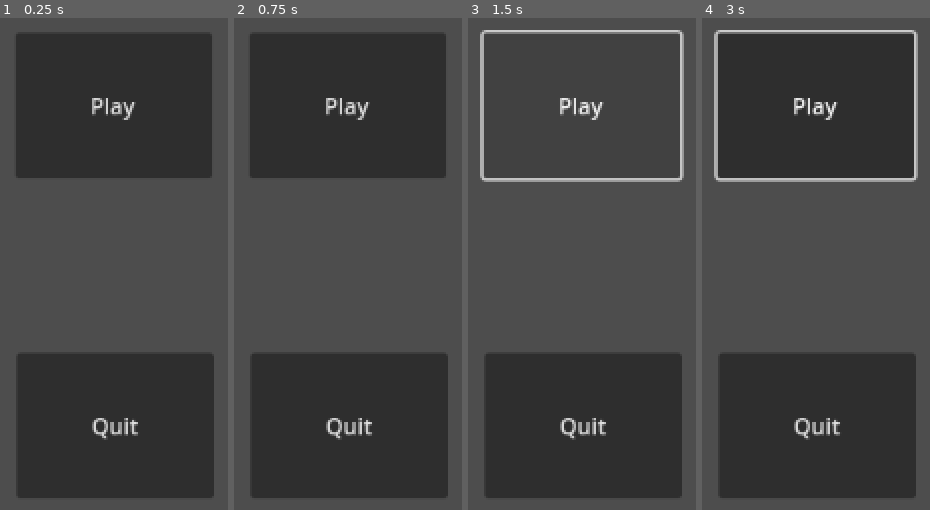
Above: before the commit, frames 1-4 (left to right).
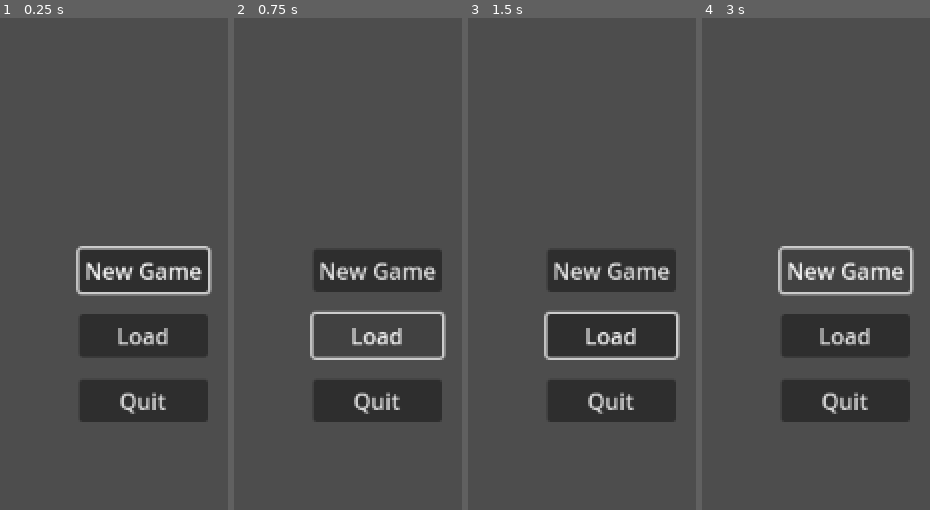
Above: after the commit, the same moments.

Repository: SameerShafayet/Campfire
Game: Godot game, scene res://main.tscn
Same seed, same stepped clock (60 frames per second), same inputs: the game is played once before the commit and once after it.
Inputs (mouse positions are in pixels of both pictures, inside the frame that each line leads up to):
- Up to frame 1 (0.25 s): no input
- Up to frame 2 (0.75 s): click (377, 332) at 0.5 s, where only the run after the commit has a clickable "Load"
- Up to frame 3 (1.5 s): click (582, 106) at 1.25 s, where only the run before the commit has a clickable "Play"
- Up to frame 4 (3 s): click (816, 106) at 2 s, where only the run before the commit has a clickable "Play"; click (845, 268) at 2.75 s, where only the run after the commit has a clickable "New Game"

The runs differ from the first frame. In frame 1, 55% of the frame differs, in the area x 7-94%, y 3-98%; in frame 2, 51%; in frame 3, 32%; in frame 4, 54%.
Error after the commit: Invalid access to property or key 'change_scene' on a base object of type 'SceneTree'. (res://main.gd:15)

Commit message:
Menu redesigned

Diff:
--- /dev/null
+++ b/main.gd
@@ -0,0 +1,19 @@
+extends Control
+
+
+# Called when the node enters the scene tree for the first time.
+func _ready():
+	$VBoxContainer/NewGamebutton.grab_focus()
+
+
+
+func _on_new_gamebutton_pressed():
+	get_tree().change_scene()
+
+
+func _on_loadbutton_pressed():
+	get_tree().change_scene
+
+
+func _on_quitbutton_pressed():
+	get_tree().quit()
--- a/main.tscn
+++ b/main.tscn
@@ -1,18 +1,45 @@
-[gd_scene format=3 uid="uid://b7l4kmo3i3ds8"]
+[gd_scene load_steps=2 format=3 uid="uid://b7l4kmo3i3ds8"]
 
-[node name="Main" type="Node2D"]
+[ext_resource type="Script" path="res://main.gd" id="1_4rw5x"]
 
-[node name="Button" type="Button" parent="."]
-offset_left = 484.0
-offset_top = 106.0
-offset_right = 626.0
-offset_bottom = 211.0
-text = "Play"
+[node name="Menu" type="Control"]
+layout_mode = 3
+anchors_preset = 15
+anchor_right = 1.0
+anchor_bottom = 1.0
+grow_horizontal = 2
+grow_vertical = 2
+script = ExtResource("1_4rw5x")
 
-[node name="Quit" type="Button" parent="."]
-offset_left = 485.0
-offset_top = 337.0
-offset_right = 627.0
-offset_bottom = 442.0
-text = "Quit
-"
+[node name="VBoxContainer" type="VBoxContainer" parent="."]
+layout_mode = 1
+anchors_preset = 8
+anchor_left = 0.5
+anchor_top = 0.5
+anchor_right = 0.5
+anchor_bottom = 0.5
+offset_left = -46.5
+offset_top = -62.5
+offset_right = 46.5
+offset_bottom = 62.5
+grow_horizontal = 2
+grow_vertical = 2
+theme_override_constants/separation = 16
+
+[node name="NewGamebutton" type="Button" parent="VBoxContainer"]
+layout_mode = 2
+focus_neighbor_top = NodePath("../Quitbutton")
+text = "New Game"
+
+[node name="Loadbutton" type="Button" parent="VBoxContainer"]
+layout_mode = 2
+text = "Load"
+
+[node name="Quitbutton" type="Button" parent="VBoxContainer"]
+layout_mode = 2
+focus_neighbor_bottom = NodePath("../NewGamebutton")
+text = "Quit"
+
+[connection signal="pressed" from="VBoxContainer/NewGamebutton" to="." method="_on_new_gamebutton_pressed"]
+[connection signal="pressed" from="VBoxContainer/Loadbutton" to="." method="_on_loadbutton_pressed"]
+[connection signal="pressed" from="VBoxContainer/Quitbutton" to="." method="_on_quitbutton_pressed"]
